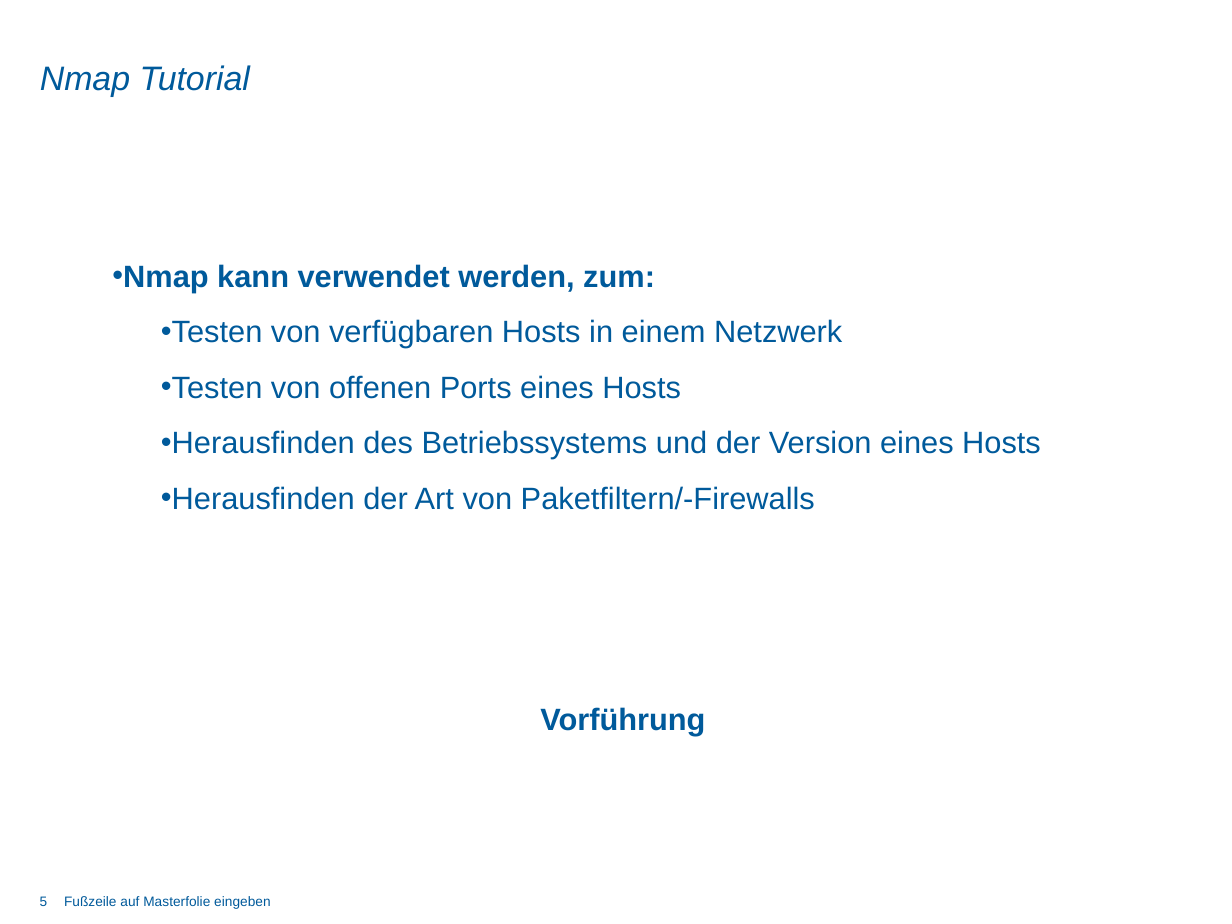
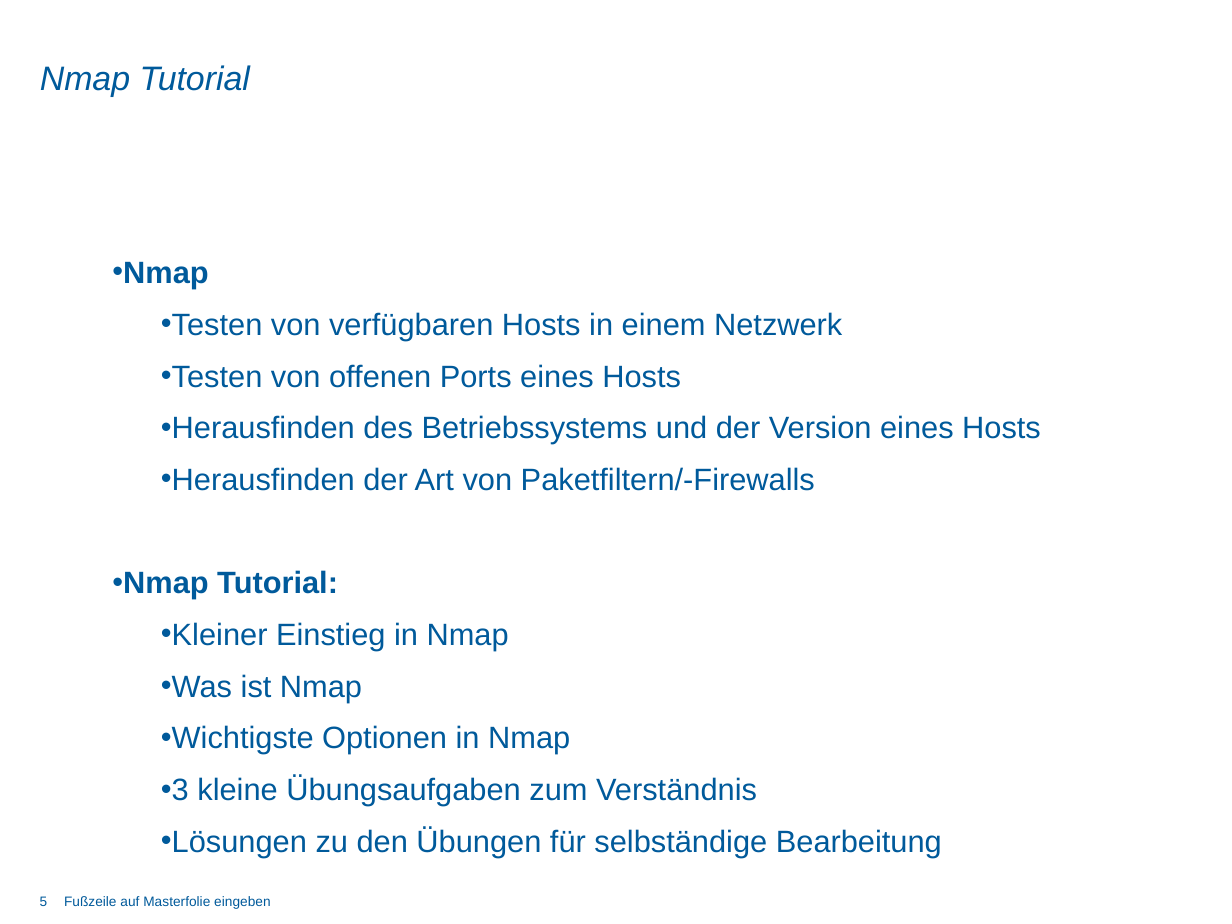
Before and after one commit to DominikSchlecht/masterProjWS15, a slide deck: slide 5 of Praesentation/Abschlusspräsentation/Teil-Präsentationen/Praesentation_ML.pptx. Drawn at 1232x924 pixels with LibreOffice and Linux fonts; fonts in the diff are those of the drawing; background and template pictures are left out. Boxes give left, top, right and bottom in pixels: in the first picture for what was removed or moved away, otherwise in the second. Text is boxed around its words. In the diff, an @@ line names an element or a change of style, - is before the commit and + after.

```diff
--- a/Praesentation/Abschlusspräsentation/Teil-Präsentationen/Praesentation_ML.pptx
+++ b/Praesentation/Abschlusspräsentation/Teil-Präsentationen/Praesentation_ML.pptx
@@ text at (123,261,209,289): text changed @@
-• Nmap kann verwendet werden, zum:
+• Nmap
@@ text at (161,312,1041,491): line spacing 1.5 to 1.4 @@
@@ text at (123,570,942,858): text changed; bold off @@
-Vorführung
+• Nmap Tutorial:
+  • Kleiner Einstieg in Nmap
+  • Was ist Nmap
+  • Wichtigste Optionen in Nmap
+  • 3 kleine Übungsaufgaben zum Verständnis
+  • Lösungen zu den Übungen für selbständige Bearbeitung
```
Also in this commit, not shown: 1 other slide changed, 1 slide added.
